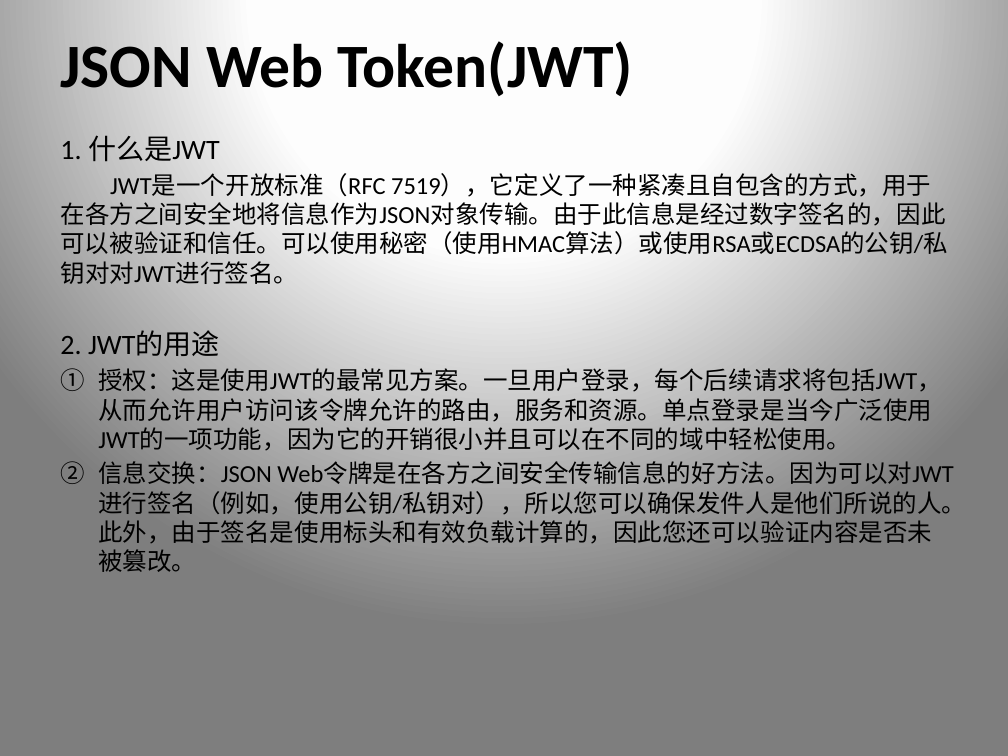
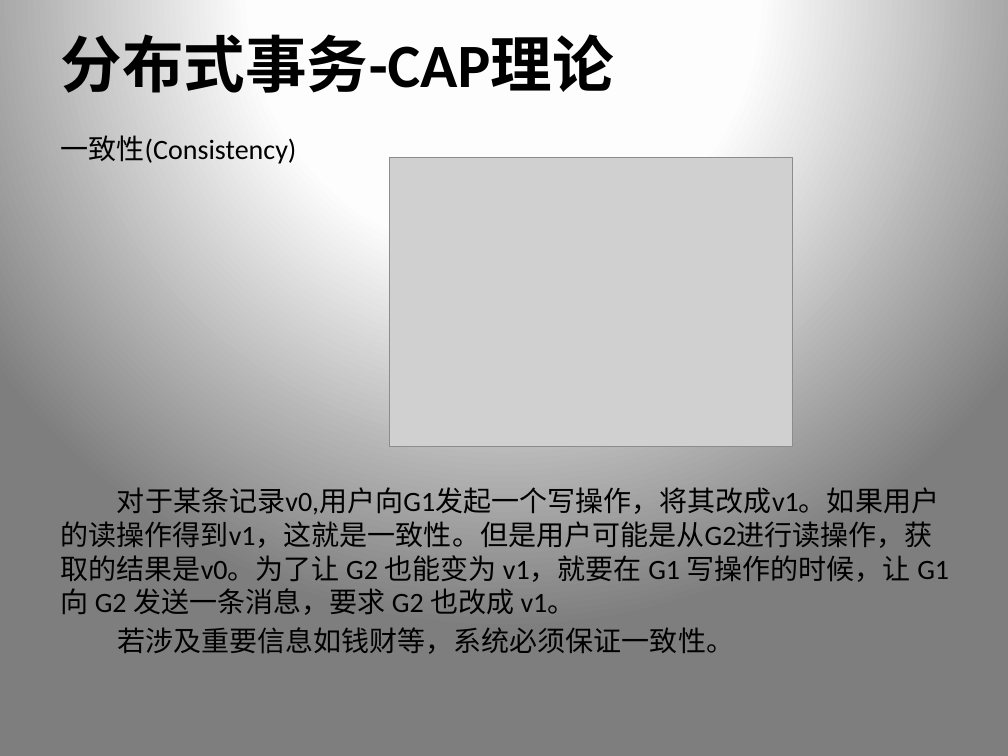
Before and after one commit to xiongpeter/study-notes, a slide deck: slide 10 of 我的.pptx. Drawn at 1008x756 pixels with LibreOffice and Linux fonts; fonts in the diff are those of the drawing; grey boxes stand for pictures. Boxes give left, top, right and bottom in pixels: in the first picture for what was removed or moved away, otherwise in the second. Text is boxed around its words. In the diff, an @@ line names an element or a change of style, - is before the commit and + after.

```diff
--- a/我的.pptx
+++ b/我的.pptx
@@ title at [60, 24, 613, 103]: text changed @@
-JSON Web Token(JWT)
+分布式事务-CAP理论
@@ text at [60, 131, 949, 654]: text changed; size 17.5 to 20 pt @@
-1. 什么是JWT
-JWT是一个开放标准（RFC 7519），它定义了一种紧凑且自包含的方式，用于在各方之间安全地将信息作为JSON对象传输。由于此信息是经过数字签名的，因此可以被验证和信任。可以使用秘密（使用HMAC算法）或使用RSA或ECDSA的公钥/私钥对对JWT进行签名。
-2. JWT的用途
-1. 授权：这是使用JWT的最常见方案。一旦用户登录，每个后续请求将包括JWT，从而允许用户访问该令牌允许的路由，服务和资源。单点登录是当今广泛使用JWT的一项功能，因为它的开销很小并且可以在不同的域中轻松使用。
-2. 信息交换：JSON Web令牌是在各方之间安全传输信息的好方法。因为可以对JWT进行签名（例如，使用公钥/私钥对），所以您可以确保发件人是他们所说的人。此外，由于签名是使用标头和有效负载计算的，因此您还可以验证内容是否未被篡改。
+一致性(Consistency)
+对于某条记录v0,用户向G1发起一个写操作，将其改成v1。如果用户的读操作得到v1，这就是一致性。但是用户可能是从G2进行读操作，获取的结果是v0。为了让 G2 也能变为 v1，就要在 G1 写操作的时候，让 G1 向 G2 发送一条消息，要求 G2 也改成 v1。
+若涉及重要信息如钱财等，系统必须保证一致性。
@@ picture added at [389, 157, 792, 447] @@
```
Also in this commit, not shown: 9 other slides changed, 4 slides added, 2 slides removed.
